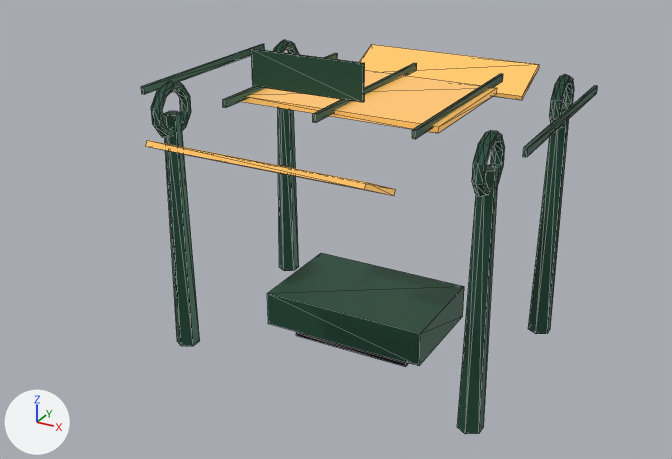
Before and after pictures for a commit that changed the glTF model public/assets/models/guimard_edicule.glb.
Rendered twice from a 50 mm camera at (5.18, -10.29, 6.68) aimed at (-0.26, -0.4, 1.73). Arrows for +X, +Y and +Z are at lower left; the lights stay in place. The first picture is the older version. Mesh edges are drawn as thin lines. Vertices at exactly the same position are counted once.

Objects in the first picture: 'guimard_edicule'.
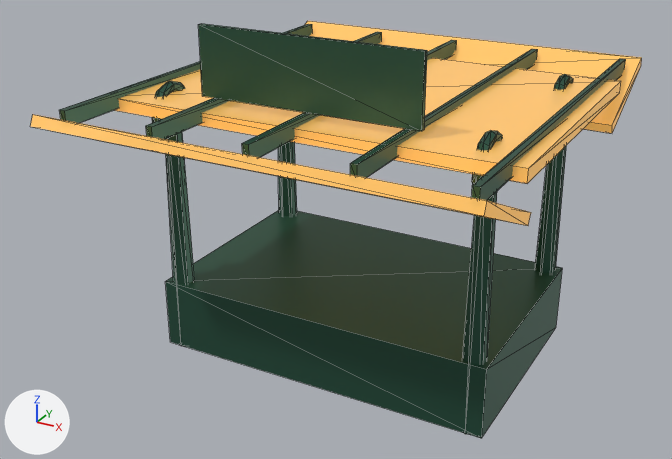
Pixel boxes [x1, y1, x2, y2] of what changed, in the pictures (672 x 459 px; the box of a moved part takes in the faces that stretch with it):
'guimard_edicule', reshaped (34% wider)
    before: [141, 40, 598, 434]
    after: [30, 21, 642, 438]
part 1 of me_cube, moved or reshaped
    before: [267, 253, 464, 366]
    after: [165, 210, 562, 438]
part 2 of me_cube, moved or reshaped
    before: [141, 44, 265, 94]
    after: [60, 24, 312, 123]
part 3 of me_cube, moved or reshaped
    before: [223, 53, 337, 108]
    after: [146, 32, 382, 139]
part 4 of me_cube, moved or reshaped
    before: [313, 63, 417, 123]
    after: [242, 40, 457, 157]
part 5 of me_cube, moved or reshaped
    before: [412, 73, 503, 139]
    after: [350, 49, 538, 178]
part 6 of me_cube, moved or reshaped
    before: [523, 85, 598, 157]
    after: [472, 59, 626, 200]
part 7 of me_cube, moved or reshaped
    before: [251, 49, 365, 102]
    after: [198, 23, 427, 131]
part 8 of me_cube, moved or reshaped (not visible afterwards)
    before: [296, 332, 408, 367]
part 9 of me_cube, moved or reshaped
    before: [240, 70, 497, 133]
    after: [115, 58, 621, 184]
part 10 of me_cube, moved or reshaped
    before: [146, 140, 396, 196]
    after: [30, 114, 531, 226]
part 11 of me_cube, moved or reshaped
    before: [359, 44, 539, 100]
    after: [305, 21, 642, 133]

What the commit changed:
me_cube is used by ob_guimard_edicule; location (0.0, 0.0, 0.48).
me_cube had 384 vertices, 704 faces and spanned x -2.52..2.52, y -2.76..2.76, z -0.48..3.83.
me_cube now has 384 vertices, 704 faces and spans x -2.7..2.7, y -3.11..3.11, z -0.5..4.05.
me_cube part 1: the loose piece of 8 vertices spanning x -1.15..1.15, y -0.75..0.75, z -0.24..0.24 is scaled about its middle by 2.
me_cube part 2: the loose piece of 8 vertices spanning x -2.52..-2.48, y -1.4..1.4, z 3.03..3.13 is scaled about its middle by 2.
me_cube part 3: the loose piece of 8 vertices spanning x -1.27..-1.23, y -1.4..1.4, z 3.03..3.13 is scaled about its middle by 2.
me_cube part 4: the loose piece of 8 vertices spanning x -0.02..0.02, y -1.4..1.4, z 3.03..3.13 is scaled about its middle by 2.
me_cube part 5: the loose piece of 8 vertices spanning x 1.23..1.27, y -1.4..1.4, z 3.03..3.13 is scaled about its middle by 2.
me_cube part 6: the loose piece of 8 vertices spanning x 2.48..2.52, y -1.4..1.4, z 3.03..3.13 is scaled about its middle by 2.
me_cube part 7: the loose piece of 8 vertices spanning x -0.71..0.71, y -1.57..-1.54, z 3.41..3.83 is scaled about its middle by 2.
me_cube part 8: the loose piece of 8 vertices spanning x -0.85..0.85, y -0.5..0.5, z -0.47..-0.42 is scaled about its middle by 2.
me_cube part 9: the loose piece of 8 vertices spanning x -1.35..1.35, y -0.95..0.95, z 2.98..3.06 is scaled about its middle by 2.
me_cube part 10: the loose piece of 8 vertices spanning x -1.35..1.35, y -2.76..-2.04, z 2.62..2.98 is scaled about its middle by 2.
me_cube part 11: the loose piece of 8 vertices spanning x -1.35..1.35, y 2.04..2.76, z 2.62..2.98 is scaled about its middle by 2.
Other edits to the shape of me_cube do not show in these pictures.
